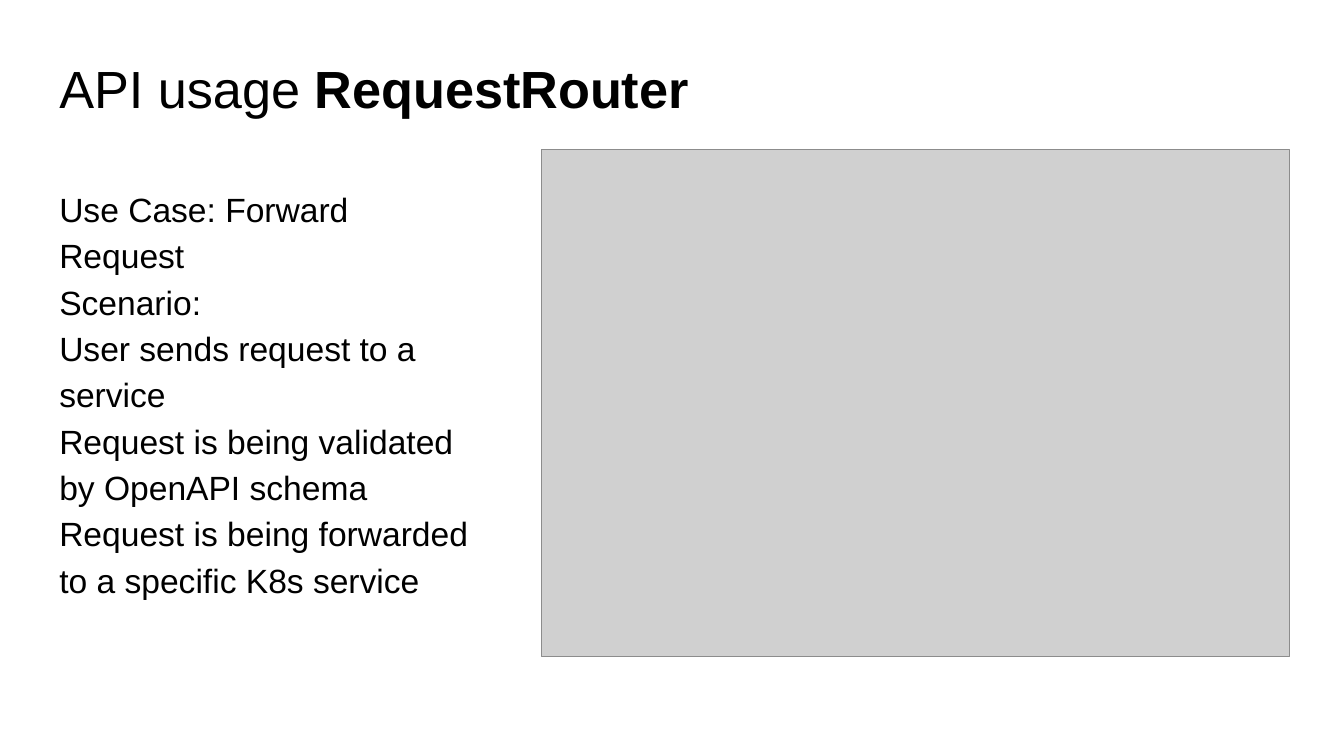
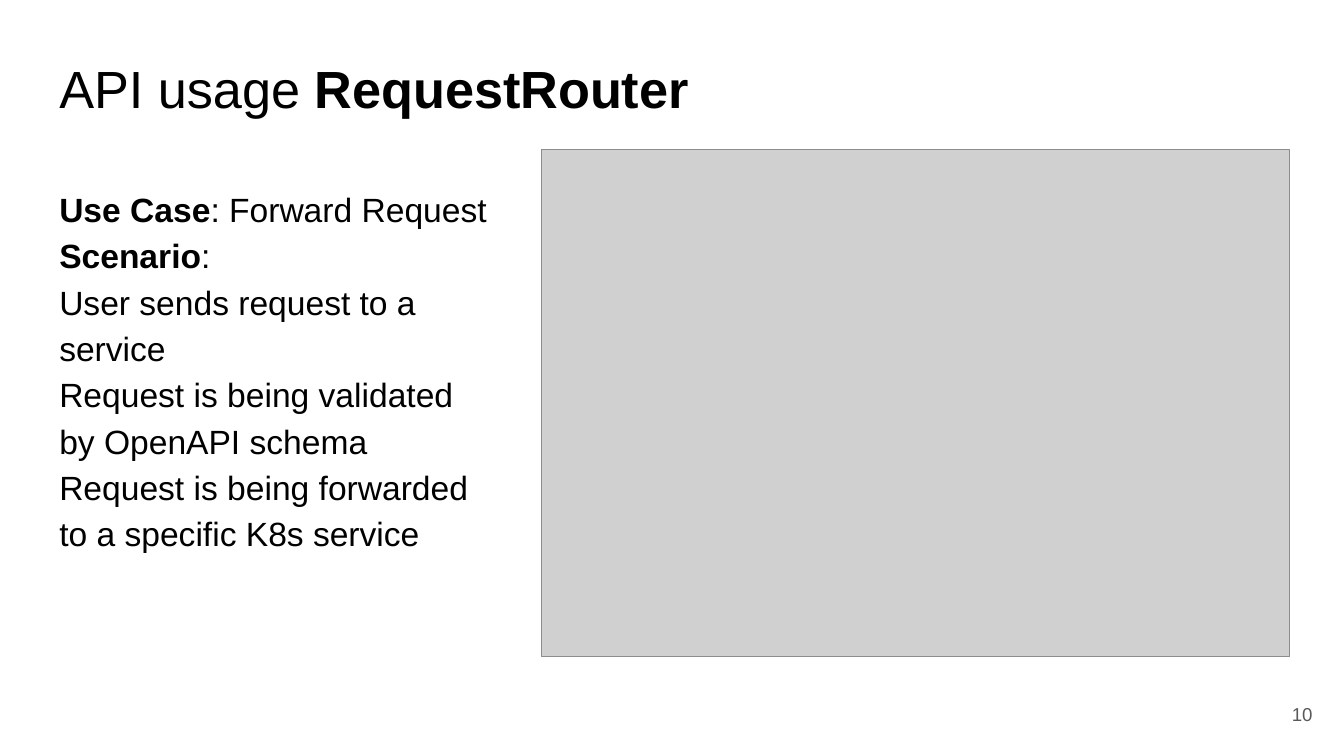
Before and after one commit to fanglores/Advanced-Software-Design, a slide deck: slide 10 of PracticeTasks/Module2/Task_10/Task_10.pptx. Drawn at 1344x756 pixels with LibreOffice and Linux fonts; fonts in the diff are those of the drawing; grey boxes stand for pictures. Boxes give left, top, right and bottom in pixels: in the first picture for what was removed or moved away, otherwise in the second. Text is boxed around its words. In the diff, an @@ line names an element or a change of style, - is before the commit and + after.

```diff
--- a/PracticeTasks/Module2/Task_10/Task_10.pptx
+++ b/PracticeTasks/Module2/Task_10/Task_10.pptx
@@ text at [59, 197, 487, 269]: bold on in "Use Case:", "Scenario:" @@
@@ page number added at [1292, 708, 1313, 721], 10 pt, text #595959 @@
+10
```
Also in this commit, not shown: 9 other slides changed, 3 other files.
